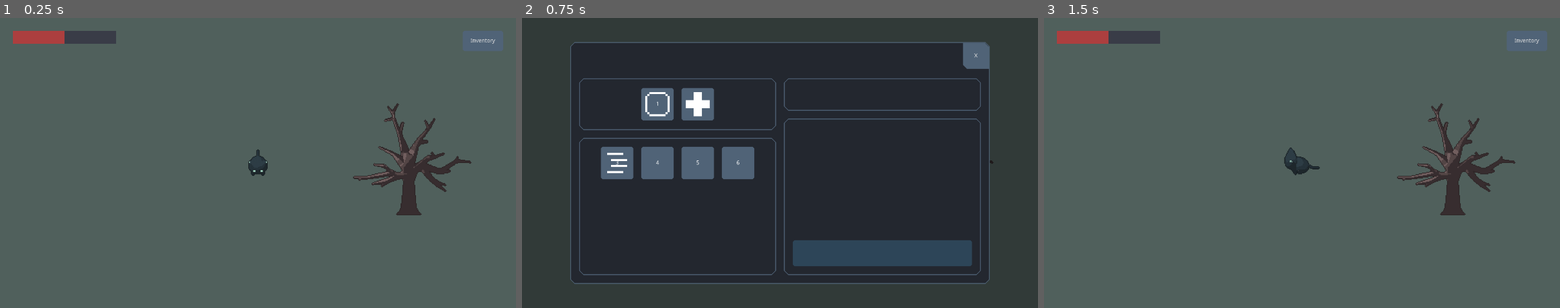
Above: before the commit, frames 1-3 (left to right).
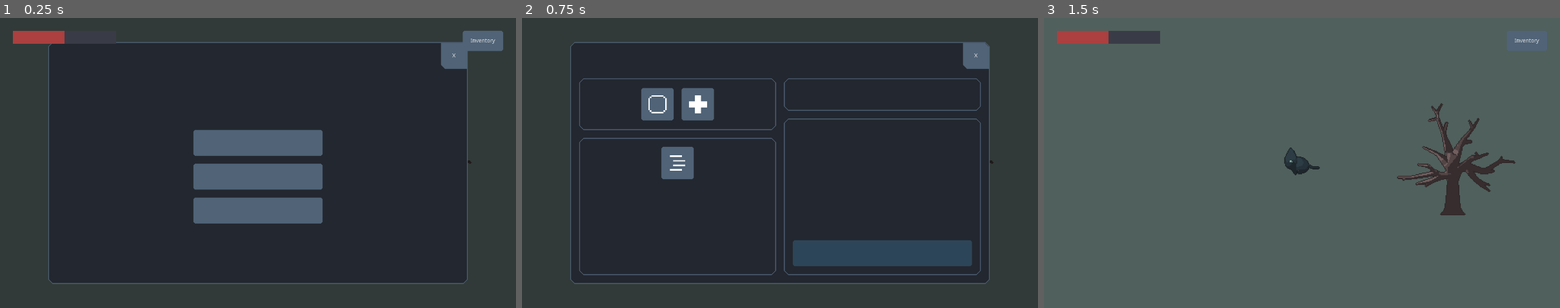
Above: after the commit, the same moments.

Repository: deerformera/neruka
Game: Godot game, scene res://worlds/world.tscn
The game is run twice, just before and just after one commit, with the same random seed, the same clock (stepped at 60 frames per second) and the same inputs.
Inputs:
- Up to frame 1 (0.25 s): no input
- Up to frame 2 (0.75 s): click "Inventory" at 0.5 s
- Up to frame 3 (1.5 s): click "X" at 1.25 s

The runs differ from the first frame. In frame 1, 96% of the frame differs, in the area x 0-100%, y 0-100%; in frame 2, 2.8%; in frame 3, nothing differs.

Commit message:
inventory minor fix

Diff:
--- a/gui/tab.gd
+++ b/gui/tab.gd
@@ -1,7 +1,6 @@
 extends CanvasLayer
 
 func _ready():
-	self.hide()
 	$M/P/VB/Top/Button.connect("pressed", self, "onExit")
 
 func onExit():
--- a/gui/tab.tscn
+++ b/gui/tab.tscn
@@ -86,3 +86,35 @@
 custom_constants/margin_top = 20
 custom_constants/margin_left = 20
 custom_constants/margin_bottom = 20
+
+[node name="Upgrade" type="VBoxContainer" parent="M/P/VB/Main"]
+margin_left = 20.0
+margin_top = 20.0
+margin_right = 1016.0
+margin_bottom = 508.0
+custom_constants/separation = 20
+alignment = 1
+
+[node name="Button" type="Button" parent="M/P/VB/Main/Upgrade"]
+margin_left = 338.0
+margin_top = 128.0
+margin_right = 658.0
+margin_bottom = 192.0
+rect_min_size = Vector2( 320, 64 )
+size_flags_horizontal = 4
+
+[node name="Button2" type="Button" parent="M/P/VB/Main/Upgrade"]
+margin_left = 338.0
+margin_top = 212.0
+margin_right = 658.0
+margin_bottom = 276.0
+rect_min_size = Vector2( 320, 64 )
+size_flags_horizontal = 4
+
+[node name="Button3" type="Button" parent="M/P/VB/Main/Upgrade"]
+margin_left = 338.0
+margin_top = 296.0
+margin_right = 658.0
+margin_bottom = 360.0
+rect_min_size = Vector2( 320, 64 )
+size_flags_horizontal = 4
--- a/gui/tabs/inventory.gd
+++ b/gui/tabs/inventory.gd
@@ -1,9 +1,6 @@
 extends HBoxContainer
 
 var item = preload("res://gui/tabs/inventoryItem.tscn")
-
-var equipped = [1,2]
-var equipments = [1,2,3,4,5,6]
 
 var selected: int
 
@@ -20,13 +17,13 @@
 		for ii in i:
 			ii.free()
 
-	for i in equipped:
+	for i in CatController.current_abilities:
 		if i <= 0: continue
 		$Left/Top/Equipped.add_child(createItem(i))
 
-	for i in equipments:
+	for i in CatController.abilities:
 		if i <= 0: continue
-		if i in equipped: continue
+		if i in CatController.current_abilities: continue
 		$Left/Bottom/S/M/Equipments.add_child(createItem(i))
 
 func onItemSelected(pressed: bool, id: int):
@@ -42,9 +39,9 @@
 		$Right/Top/M/Name.text = id as String
 		$Right/Bottom/M/VB/Desc.text = "Ini deskripsi dari " + id as String
 
-		if id in equipped: $Right/Bottom/M/VB/EquipButton.text = "Unequip"
+		if id in CatController.current_abilities: $Right/Bottom/M/VB/EquipButton.text = "Unequip"
 		else:
-			if equipped.size() >= 4: $Right/Bottom/M/VB/EquipButton.disabled = true
+			if CatController.current_abilities.size() >= 4: $Right/Bottom/M/VB/EquipButton.disabled = true
 			$Right/Bottom/M/VB/EquipButton.text = "Equip"
 	else:
 		if id == selected:
@@ -56,16 +53,15 @@
 	if id <= 0: return null
 	var item_ins = item.instance()
 	item_ins.name = str(id)
-	item_ins.get_node("Label").text = str(id)
-	item_ins.get_node("Icon").texture = load("res://misc/abilities/" + str(id) + ".png")
+	item_ins.get_node("M/Icon").texture = load("res://misc/abilities/" + str(id) + ".png")
 	item_ins.connect("toggled", self, "onItemSelected", [id])
 	return item_ins
 
 func onEquip():
-	if selected in equipped:
-		equipped.remove(equipped.find(selected))
+	if selected in CatController.current_abilities:
+		CatController.current_abilities.remove(CatController.current_abilities.find(selected))
 	else:
-		if equipped.size() == 4: return
-		equipped.append(selected)
+		if CatController.current_abilities.size() == 4: return
+		CatController.current_abilities.append(selected)
 
 	refresh()
--- a/gui/tabs/inventoryItem.tscn
+++ b/gui/tabs/inventoryItem.tscn
@@ -8,13 +8,19 @@
 size_flags_vertical = 4
 toggle_mode = true
 
-[node name="Label" type="Label" parent="."]
+[node name="M" type="MarginContainer" parent="."]
 anchor_right = 1.0
 anchor_bottom = 1.0
-align = 1
-valign = 1
+mouse_filter = 2
+custom_constants/margin_right = 10
+custom_constants/margin_top = 10
+custom_constants/margin_left = 10
+custom_constants/margin_bottom = 10
 
-[node name="Icon" type="TextureRect" parent="."]
-anchor_right = 1.0
-anchor_bottom = 1.0
+[node name="Icon" type="TextureRect" parent="M"]
+margin_left = 10.0
+margin_top = 10.0
+margin_right = 70.0
+margin_bottom = 70.0
+mouse_filter = 2
 expand = true
--- a/project.godot
+++ b/project.godot
@@ -44,9 +44,10 @@
 
 [autoload]
 
-Utils="*res://controller/utilities.gd"
+Utils="*res://scripts/utilities.gd"
 Tab="*res://gui/tab.tscn"
 HUD="*res://gui/HUD.tscn"
+CatController="*res://scripts/catController.gd"
 
 [display]
 
--- /dev/null
+++ b/scripts/catController.gd
@@ -0,0 +1,10 @@
+extends Node
+
+var stats = {
+	"vitality": 0,
+	"strength": 0,
+	"mind": 0
+}
+
+var abilities = [1,2,3]
+var current_abilities = [1,2]
Renamed: controller/utilities.gd -> scripts/utilities.gd
